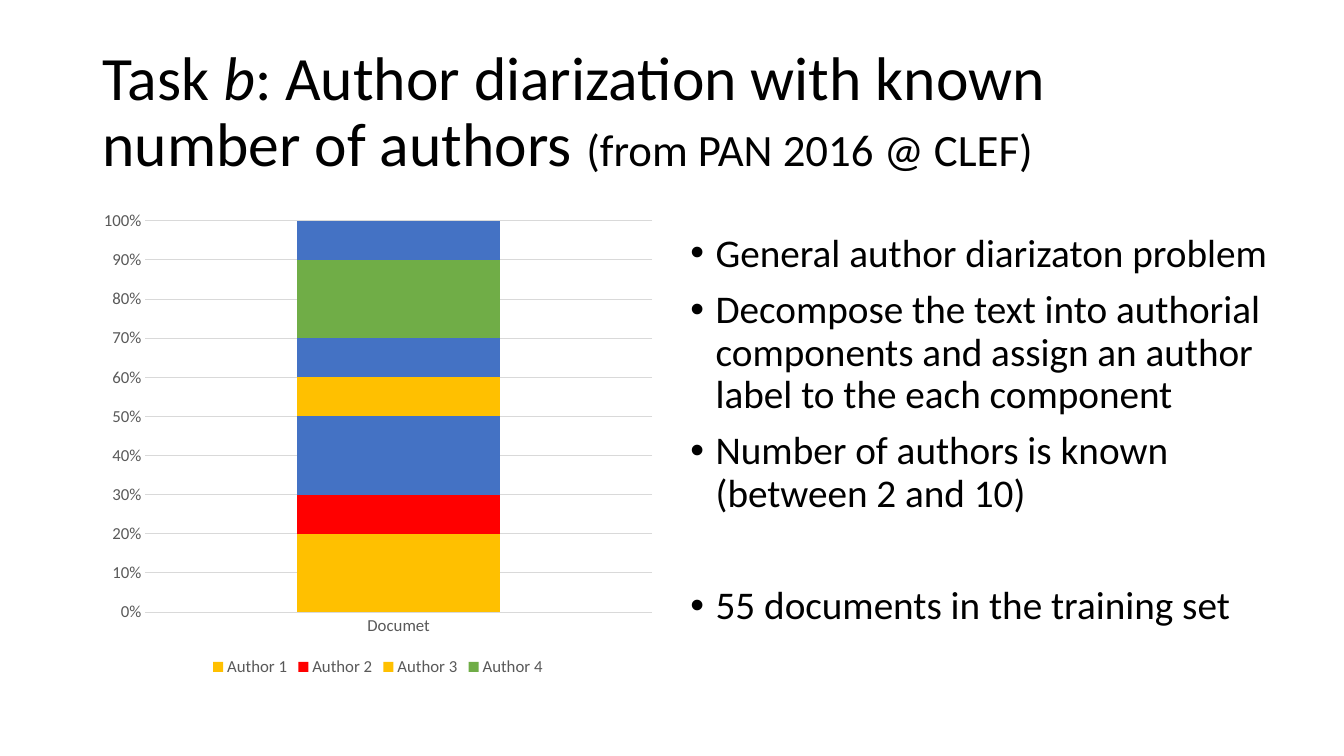
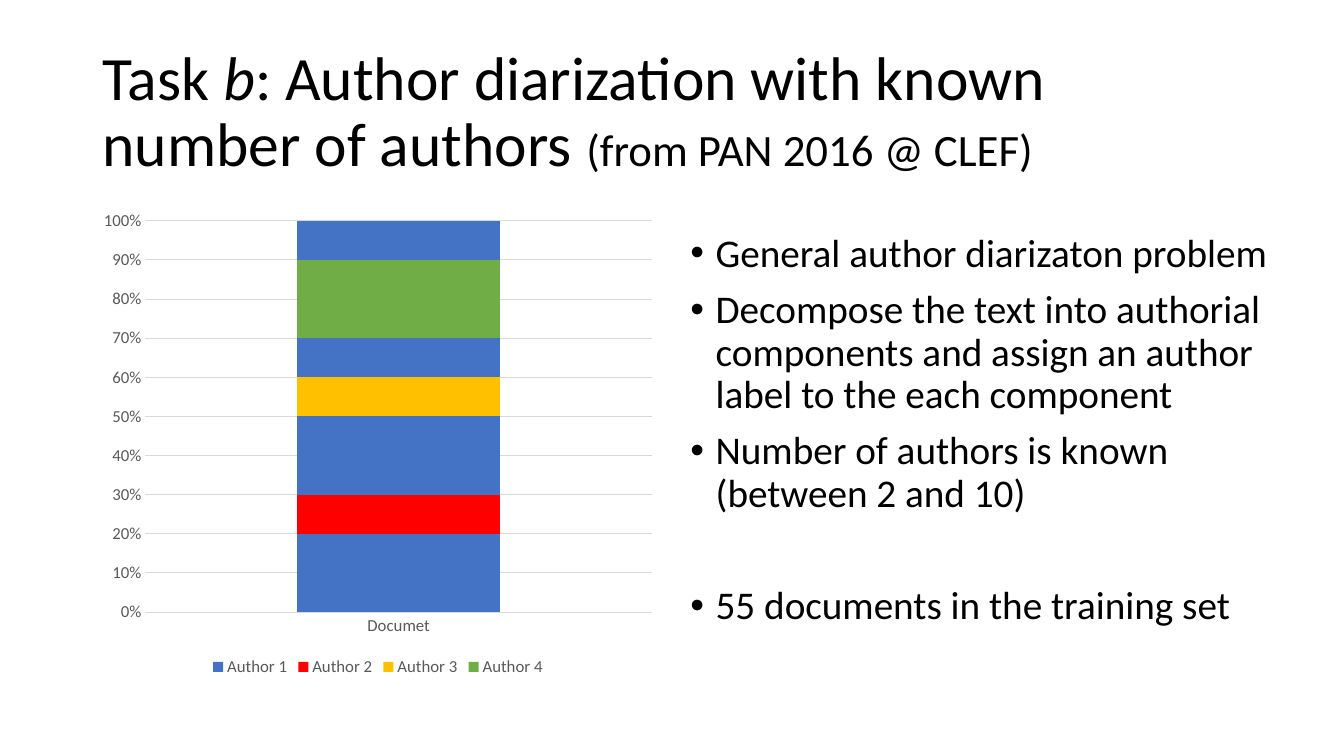
Before and after one commit to Coolcumber/inpladesys, a slide deck: slide 4 of documentation/presentation/Token-level author diarization using clustering of stylistic.pptx. Drawn at 1344x756 pixels with LibreOffice and Linux fonts; fonts in the diff are those of the drawing. Boxes give left, top, right and bottom in pixels: in the first picture for what was removed or moved away, otherwise in the second. Text is boxed around its words. In the diff, an @@ line names an element or a change of style, - is before the commit and + after.

```diff
--- a/documentation/presentation/Token-level author diarization using clustering of stylistic.pptx
+++ b/documentation/presentation/Token-level author diarization using clustering of stylistic.pptx
@@ column stacked 100% chart at <box>93,202,664,682</box> @@
@@ colour of Author 1 #FFC000 to #4472C4 @@
```
Also in this commit, not shown: 3 other slides changed.
